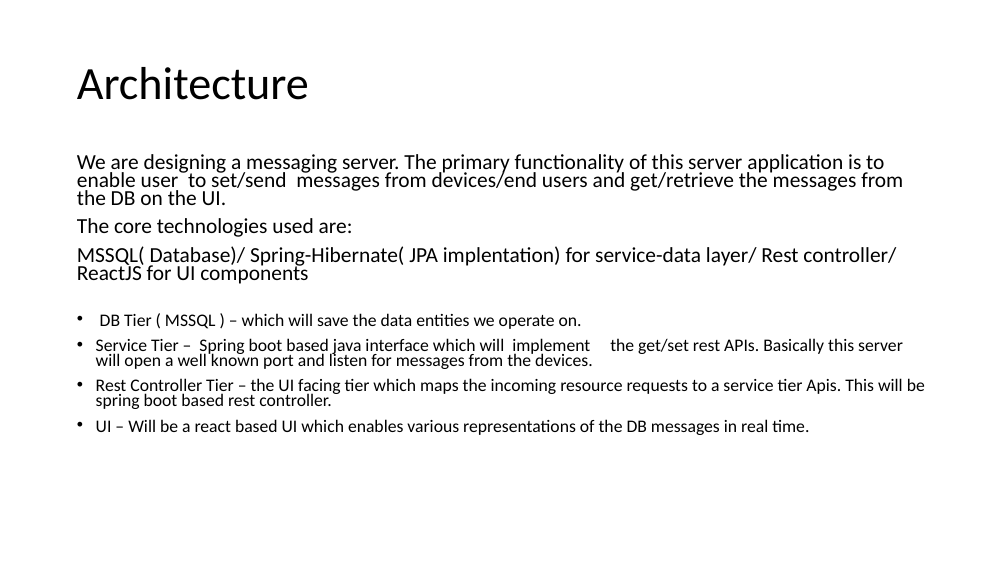
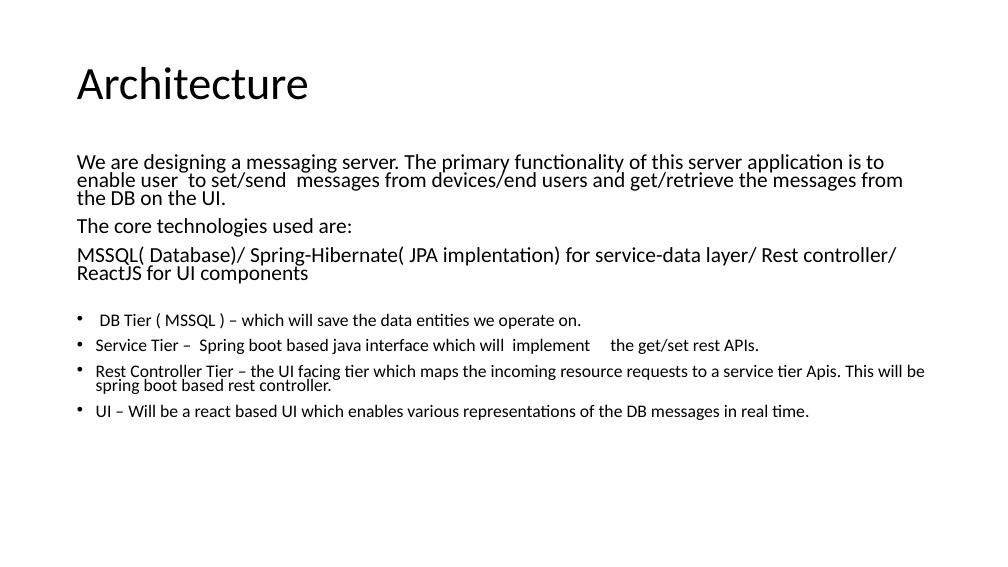
Before and after one commit to ritmehra/DeviceManager, a slide deck: slide 2 of DeviceManager/CMAD_prezo.pptx. Drawn at 1008x567 pixels with LibreOffice and Linux fonts; fonts in the diff are those of the drawing. Boxes give left, top, right and bottom in pixels: in the first picture for what was removed or moved away, otherwise in the second. Text is boxed around its words. In the diff, an @@ line names an element or a change of style, - is before the commit and + after.

```diff
--- a/DeviceManager/CMAD_prezo.pptx
+++ b/DeviceManager/CMAD_prezo.pptx
@@ text at (x1=96, y1=338, x2=759, y2=354): text changed @@
-• Service Tier – Spring boot based java interface which will implement the get/set rest APIs. Basically this server will open a well known port and listen for messages from the devices.
+• Service Tier – Spring boot based java interface which will implement the get/set rest APIs.
```
Also in this commit, not shown: 2 other slides changed, 1 other file.
